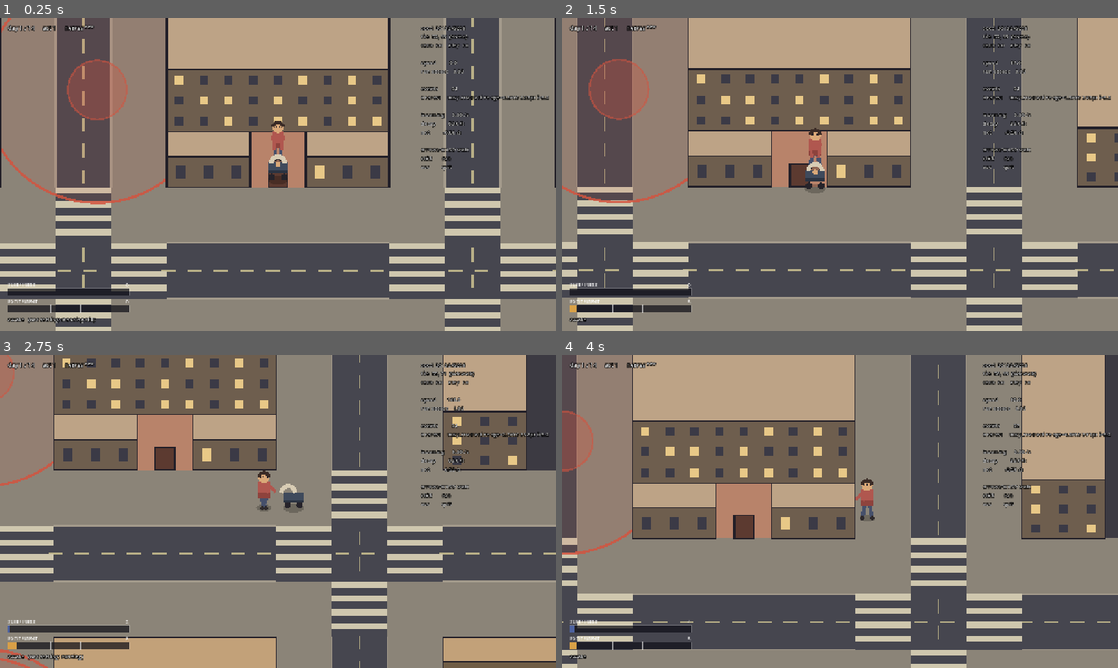
Above: before the commit, frames 1-4 (two rows, left to right).
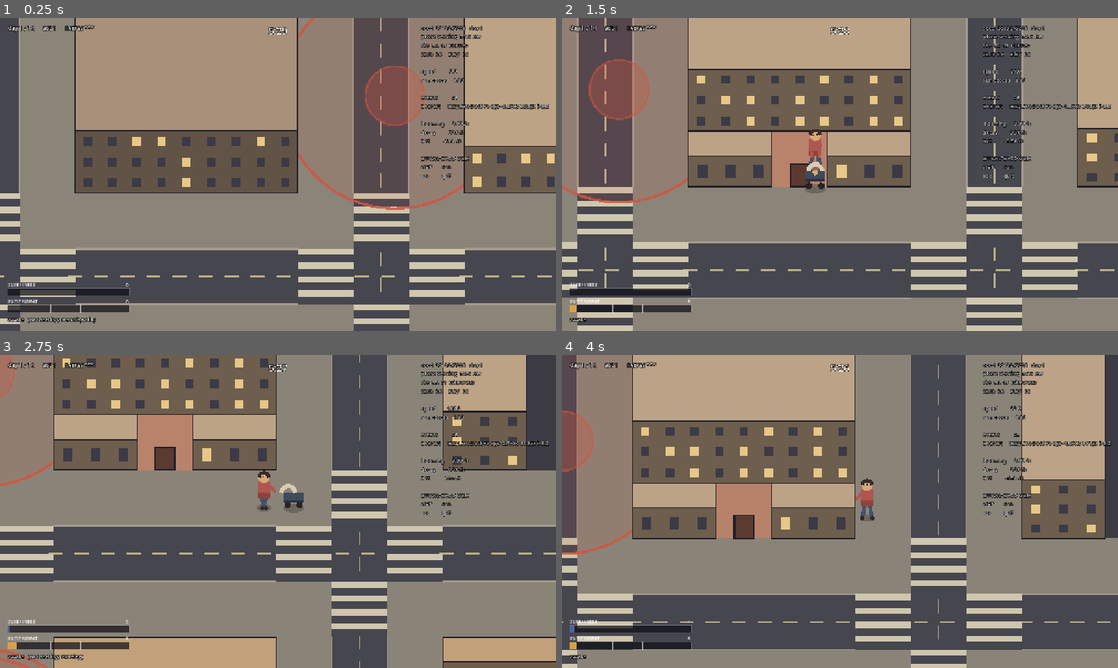
Above: after the commit, the same moments.

Repository: JosuaKrause/nappy
Game: Godot game, scene res://scenes/main.tscn
The game is run twice, just before and just after one commit, with the same random seed, the same clock (stepped at 60 frames per second) and the same inputs.
Inputs:
- Up to frame 1 (0.25 s): no input
- Up to frame 2 (1.5 s): tap Enter (ui_accept) at 0.5, 0.77, 0.8, 1.07, 1.35 s; hold Right (move_right) 0.53-1.28 s; hold Shift (run) 0.53-1.28 s; hold Down (move_down) from 1.28 s (still down)
- Up to frame 3 (2.75 s): tap Enter (ui_accept) at 1.52, 1.82, 2.3 s; tap Shift (run) at 1.55 s; release Down (move_down) at 2.03 s; hold Right (move_right) from 2.03 s (still down); hold Shift (run) from 2.03 s (still down)
- Up to frame 4 (4 s): release Right (move_right) at 2.78 s; release Shift (run) at 2.78 s; hold Up (move_up) 2.78-3.53 s; tap Shift (run) at 2.85 s; tap Enter (ui_accept) at 3.02, 3.32 s; hold Left (move_left) from 3.53 s (still down); hold Enter (ui_accept) from 3.53 s (still down)

The runs differ from the first frame. In frame 1, 57% of the frame differs, in the area x 0-100%, y 0-100%; in frame 2, 2.9%; in frame 3, 1.6%; in frame 4, 1.6%.

Commit message:
M6: the day loop — phases, clock, outcomes, nerves, endings
The game now plays: leave home, walk her down, carry her back, and live with
whichever of the four outcomes you get.

DayController owns the clock and the two phases and nothing else. It knows no
rules about why a baby is asleep or crying — it listens to EventBus and
decides what that means for the day, so the meters and the events stay
unaware that days exist at all.

Details worth keeping:

- A day ends exactly once. _end() is a no-op after the first call, so a cry
  arriving on the same frame as dusk cannot spend two nerves. Tested.
- Falling asleep on the doorstep wins immediately rather than requiring a lap
  of the block to re-trigger the home check.
- Being woken during the walk home reverts to the walking phase, so reaching
  home with an awake baby wins nothing.
- The tree pauses while the summary is up, which makes a day restart just
  start_day + reposition + baby.reset(). The city is built once per run.
- Dusk is a CanvasModulate over the city canvas only, so the HUD stays legible
  as the streets go blue. The clock turns red for the last minute.

35 new checks across the phases, all four outcomes, and the run bookkeeping
that picks an ending.

Co-Authored-By: Claude Opus 5 <noreply@anthropic.com>
Claude-Session: https://claude.ai/code/session_019UGizjHJZenDseJeEiANZV

Diff:
--- /dev/null
+++ b/scenes/ui/day_summary.tscn
@@ -0,0 +1,42 @@
+[gd_scene load_steps=2 format=3]
+
+[ext_resource type="Script" path="res://src/ui/day_summary.gd" id="1_summary"]
+
+[node name="DaySummary" type="CanvasLayer"]
+layer = 10
+script = ExtResource("1_summary")
+
+[node name="Root" type="Control" parent="."]
+anchor_right = 1.0
+anchor_bottom = 1.0
+mouse_filter = 2
+
+[node name="Dim" type="ColorRect" parent="Root"]
+anchor_right = 1.0
+anchor_bottom = 1.0
+color = Color(0.04, 0.04, 0.06, 0.86)
+
+[node name="Center" type="CenterContainer" parent="Root"]
+anchor_right = 1.0
+anchor_bottom = 1.0
+
+[node name="Lines" type="VBoxContainer" parent="Root/Center"]
+theme_override_constants/separation = 22
+
+[node name="Title" type="Label" parent="Root/Center/Lines"]
+horizontal_alignment = 1
+theme_override_colors/font_color = Color(0.94, 0.9, 0.83, 1)
+theme_override_font_sizes/font_size = 40
+text = "Day"
+
+[node name="Body" type="Label" parent="Root/Center/Lines"]
+horizontal_alignment = 1
+theme_override_colors/font_color = Color(0.8, 0.78, 0.74, 1)
+theme_override_font_sizes/font_size = 17
+text = "body"
+
+[node name="Hint" type="Label" parent="Root/Center/Lines"]
+horizontal_alignment = 1
+theme_override_colors/font_color = Color(0.62, 0.6, 0.58, 1)
+theme_override_font_sizes/font_size = 13
+text = "space to go on"
--- a/scenes/ui/hud.tscn
+++ b/scenes/ui/hud.tscn
@@ -16,6 +16,21 @@
 theme_override_constants/outline_size = 5
 theme_override_font_sizes/font_size = 13
 text = "day"
+
+[node name="Clock" type="Label" parent="."]
+anchor_left = 0.5
+anchor_right = 0.5
+offset_left = -60.0
+offset_top = 14.0
+offset_right = 60.0
+offset_bottom = 44.0
+grow_horizontal = 2
+theme_override_colors/font_color = Color(1, 1, 1, 0.9)
+theme_override_colors/font_outline_color = Color(0, 0, 0, 0.9)
+theme_override_constants/outline_size = 5
+theme_override_font_sizes/font_size = 22
+text = "0:00"
+horizontal_alignment = 1
 
 [node name="Meters" type="VBoxContainer" parent="."]
 anchor_top = 1.0
--- a/src/city/city.gd
+++ b/src/city/city.gd
@@ -23,6 +23,7 @@
 
 var map: CityMap
 var events: EventManager
+var _daylight: CanvasModulate
 
 func build(city_map: CityMap) -> void:
 	map = city_map
@@ -33,7 +34,17 @@
 	events.name = "Events"
 	add_child(events)
 	events.setup(self, map)
+	_daylight = CanvasModulate.new()
+	_daylight.name = "Daylight"
+	add_child(_daylight)
+	set_daylight(1.0)
 	queue_redraw()
+
+## 1.0 at dawn, 0.0 at dusk. The day timer is shown as the light going, with the clock in
+## the HUD as the precise version for anyone who wants it.
+func set_daylight(fraction: float) -> void:
+	if _daylight:
+		_daylight.color = Palette.LIGHT_MIDDAY.lerp(Palette.LIGHT_DUSK, 1.0 - fraction)
 
 # ------------------------------------------------------------ WorldContext ---
 
--- /dev/null
+++ b/src/day/day_controller.gd
@@ -0,0 +1,105 @@
+class_name DayController
+extends Node
+## One day: the clock, the two phases, and the four ways a day can end.
+##
+## Owns no rules about *why* the baby is asleep or crying — it listens to EventBus and
+## decides what that means for the day. See docs/DESIGN.md for the win/lose table.
+
+signal day_finished(result: GameEnums.DayResult)
+
+var phase := GameEnums.DayPhase.OVER
+var time_remaining := 0.0
+var time_total := 0.0
+## Set when the day ends badly, for the summary screen to explain itself.
+var failure_reason := ""
+
+var _map: CityMap
+var _player: Node2D
+var _connected := false
+
+func setup(map: CityMap, player: Node2D) -> void:
+	_map = map
+	_player = player
+	if _connected:
+		return
+	_connected = true
+	EventBus.return_phase_started.connect(_on_baby_asleep)
+	EventBus.baby_state_changed.connect(_on_baby_state_changed)
+	EventBus.hard_fail_triggered.connect(_on_hard_fail)
+
+func start(length: float) -> void:
+	time_total = length
+	time_remaining = length
+	phase = GameEnums.DayPhase.WALKING
+	failure_reason = ""
+	EventBus.day_time_changed.emit(time_remaining, time_total)
+
+func stop() -> void:
+	phase = GameEnums.DayPhase.OVER
+
+## 1.0 at dawn, 0.0 at dusk. Drives the light.
+func fraction_remaining() -> float:
+	if time_total <= 0.0:
+		return 1.0
+	return clampf(time_remaining / time_total, 0.0, 1.0)
+
+func is_running() -> bool:
+	return phase != GameEnums.DayPhase.OVER
+
+func _process(delta: float) -> void:
+	if not is_running():
+		return
+
+	time_remaining -= delta
+	EventBus.day_time_changed.emit(maxf(time_remaining, 0.0), time_total)
+	if time_remaining <= 0.0:
+		failure_reason = "Dusk. You are still out."
+		_end(GameEnums.DayResult.LOST_TIMEOUT)
+		return
+
+	if phase == GameEnums.DayPhase.RETURNING and _is_home():
+		_end(GameEnums.DayResult.WON)
+
+func _is_home() -> bool:
+	if not _map or not _player:
+		return false
+	return _map.tile_type_at_world(_player.global_position) == GameEnums.TileType.HOME
+
+# ------------------------------------------------------------------- signals ---
+
+func _on_baby_asleep() -> void:
+	if phase == GameEnums.DayPhase.WALKING:
+		phase = GameEnums.DayPhase.RETURNING
+		# Falling asleep on the doorstep should not need a lap of the block to register.
+		if _is_home():
+			_end(GameEnums.DayResult.WON)
+
+func _on_baby_state_changed(state: GameEnums.BabyState) -> void:
+	if not is_running():
+		return
+	match state:
+		GameEnums.BabyState.CRYING:
+			failure_reason = "She started crying. There is no settling her now."
+			_end(GameEnums.DayResult.LOST_CRYING)
+		GameEnums.BabyState.AWAKE:
+			# Woken on the way home: back to walking her down again.
+			if phase == GameEnums.DayPhase.RETURNING:
+				phase = GameEnums.DayPhase.WALKING
+
+func _on_hard_fail(reason: String) -> void:
+	if not is_running():
+		return
+	failure_reason = _HARD_FAIL_TEXT.get(reason, "It went wrong.")
+	_end(GameEnums.DayResult.LOST_HARD_FAIL)
+
+const _HARD_FAIL_TEXT := {
+	"abduction": "The van door opened. Nobody saw where you went.",
+	"alley_robbery": "They were waiting in the alley.",
+	"firefight": "You walked into the middle of it.",
+}
+
+func _end(result: GameEnums.DayResult) -> void:
+	if not is_running():
+		return
+	phase = GameEnums.DayPhase.OVER
+	day_finished.emit(result)
--- a/src/game_enums.gd
+++ b/src/game_enums.gd
@@ -9,6 +9,12 @@
 	AWAKE,
 	ASLEEP,
 	CRYING, ## Day is lost.
+}
+
+enum DayPhase {
+	WALKING,   ## Getting the baby to sleep.
+	RETURNING, ## Baby asleep; carry her home without waking her.
+	OVER,
 }
 
 enum DayResult {
--- a/src/main.gd
+++ b/src/main.gd
@@ -6,16 +6,26 @@
 const CITY := preload("res://scenes/world/city.tscn")
 const STROLLER := preload("res://scenes/player/stroller.tscn")
 const HUD := preload("res://scenes/ui/hud.tscn")
+const DAY_SUMMARY := preload("res://scenes/ui/day_summary.tscn")
 
 @onready var _status: Label = $CanvasLayer/Status
 
 var _city: City
 var _player: Stroller
 var _baby: Baby
+var _day: DayController
+var _summary: CanvasLayer
 var _follow_camera: Camera2D
 var _follow_id := ""
+## Dev spawn and meter overrides apply to the opening day only; every later day starts on
+## the doorstep with a fresh baby, like the game intends.
+var _first_day := true
+var _run_over := false
+var _ending_shown := false
 
 func _ready() -> void:
+	# Esc has to work even while the summary has the tree paused.
+	process_mode = Node.PROCESS_MODE_ALWAYS
 	GameState.start_run(_seed_override())
 	GameState.day = _day_override()
 
@@ -26,19 +36,23 @@
 	print("[Main] city generated in %d ms (seed %d)" % [
 		Time.get_ticks_msec() - elapsed, _city.map.seed_used])
 
-	# The day is planned before the player exists, so --spawn event has something to find
-	# and so nothing spawns on top of her.
-	_city.events.start_day(GameState.day, GameState.day_rng(), GameState.consumed_one_shots)
-	print("[Main] day %d planned %d events" % [GameState.day, _city.events.active_count()])
-
 	_player = STROLLER.instantiate()
-	_player.position = _spawn_position()
 	_city.add_entity(_player)
 	_player.set_camera_limits(Rect2(Vector2.ZERO, _city.map.world_size()))
-
 	_baby = _player.get_node("Baby")
-	_apply_meter_override()
+
 	add_child(HUD.instantiate())
+	_summary = DAY_SUMMARY.instantiate()
+	add_child(_summary)
+	_summary.continued.connect(_on_summary_continued)
+
+	_day = DayController.new()
+	_day.name = "Day"
+	add_child(_day)
+	_day.setup(_city.map, _player)
+	_day.day_finished.connect(_on_day_finished)
+
+	_start_day()
 
 	if "--overview" in OS.get_cmdline_user_args():
 		_make_overview_camera()
@@ -48,13 +62,49 @@
 	if screenshot:
 		add_child(screenshot)
 
+# --------------------------------------------------------------- the day loop ---
+
+func _start_day() -> void:
+	# Events are planned before the player is placed, so --spawn event has something to
+	# find and so nothing spawns on top of her.
+	_city.events.start_day(GameState.day, GameState.day_rng(), GameState.consumed_one_shots)
+	_player.position = _spawn_position() if _first_day else _city.map.home_world_position()
+	_player.velocity = Vector2.ZERO
+	_baby.reset()
+	if _first_day:
+		_apply_meter_override()
+	_first_day = false
+
+	_day.start(_day_length())
+	EventBus.day_started.emit(GameState.day)
+	print("[Main] day %d (act %d): %d events, %.0fs" % [
+		GameState.day, GameState.current_act(),
+		_city.events.active_count(), _day.time_total])
+
+func _on_day_finished(result: GameEnums.DayResult) -> void:
+	var finished_day := GameState.day
+	_run_over = not GameState.finish_day(result)
+	_summary.show_day(finished_day, result, _day.failure_reason, GameState.nerves)
+
+func _on_summary_continued() -> void:
+	if not _run_over:
+		_summary.dismiss()
+		_start_day()
+		return
+	if not _ending_shown:
+		_ending_shown = true
+		_summary.show_ending(GameState.ending)
+
 func _process(_delta: float) -> void:
 	_update_follow_camera()
 	if not _player or not _baby:
 		return
+	_city.set_daylight(_day.fraction_remaining())
 	var tile := _city.map.world_to_tile(_player.global_position)
 	_status.text = "\n".join([
-		"seed  %d" % GameState.run_seed,
+		"seed  %d   day %d" % [GameState.run_seed, GameState.day],
+		"phase %s  %.0fs left" % [
+			GameEnums.DayPhase.keys()[_day.phase].to_lower(), _day.time_remaining],
 		"tile  %d, %d  (%s)" % [tile.x, tile.y, _tile_name(_city.map.tile_at(tile))],
 		"calm  %s    alley  %s" % [
 			"yes" if _city.is_calm_zone(_player.global_position) else "no",
@@ -117,6 +167,15 @@
 			_follow_camera.position = instance.global_position
 			return
 
+## Dev flag: `-- --day-length N` compresses the day, so dusk and the timeout loss can be
+## looked at without sitting through five and a half minutes.
+func _day_length() -> float:
+	var args := OS.get_cmdline_user_args()
+	var index := args.find("--day-length")
+	if index == -1 or index + 1 >= args.size():
+		return Tuning.day_length(GameState.day)
+	return maxf(1.0, float(args[index + 1]))
+
 ## Dev flag: `-- --day N` starts on a later day, so an act's events can be looked at
 ## without playing up to them.
 func _day_override() -> int:
--- a/src/palette.gd
+++ b/src/palette.gd
@@ -7,6 +7,11 @@
 ## tint function rather than a second set of constants.
 
 const OUTLINE := Color("221f28")
+
+## Daylight over the whole city canvas, from midday to dusk. Act tinting multiplies into
+## this in M7.
+const LIGHT_MIDDAY := Color(1.0, 1.0, 1.0)
+const LIGHT_DUSK := Color(0.52, 0.54, 0.74)
 
 # ------------------------------------------------------------------ ground ---
 
--- a/src/player/baby.gd
+++ b/src/player/baby.gd
@@ -30,6 +30,16 @@
 	assert(_stroller != null, "Baby must be a child of the Stroller rig")
 	_world = get_tree().get_first_node_in_group("world") as WorldContext
 	sleepiness = starting_sleepiness
+
+## Back to the start of a day. The baby does not carry yesterday's mood.
+func reset() -> void:
+	sleepiness = starting_sleepiness
+	excitement = 0.0
+	last_incoming = 0.0
+	last_decay = 0.0
+	_set_state(GameEnums.BabyState.AWAKE)
+	EventBus.sleepiness_changed.emit(sleepiness)
+	EventBus.excitement_changed.emit(excitement)
 
 func _physics_process(delta: float) -> void:
 	if state == GameEnums.BabyState.CRYING:
--- /dev/null
+++ b/src/ui/day_summary.gd
@@ -0,0 +1,80 @@
+extends CanvasLayer
+## The screen between days, and the one at the end of a run.
+##
+## Also the pause: the tree is paused while this is up, so the city keeps its state and the
+## day can simply be restarted rather than rebuilt.
+
+signal continued()
+
+@onready var _root: Control = $Root
+@onready var _title: Label = $Root/Center/Lines/Title
+@onready var _body: Label = $Root/Center/Lines/Body
+@onready var _hint: Label = $Root/Center/Lines/Hint
+
+const _DAY_TITLE := {
+	GameEnums.DayResult.WON: "She's asleep.",
+	GameEnums.DayResult.LOST_CRYING: "Not tonight.",
+	GameEnums.DayResult.LOST_TIMEOUT: "Too late.",
+	GameEnums.DayResult.LOST_HARD_FAIL: "The day ends here.",
+}
+
+const _ENDING_TITLE := {
+	GameEnums.Ending.BAD: "You stop going out.",
+	GameEnums.Ending.NEUTRAL: "The city is quiet now.",
+	GameEnums.Ending.GOOD: "Silence.",
+}
+
+const _ENDING_BODY := {
+	GameEnums.Ending.BAD:
+		"There is nothing left in you for another walk.\n"
+		+ "The city goes on without the two of you in it.",
+	GameEnums.Ending.NEUTRAL:
+		"She sleeps through most nights now.\n"
+		+ "The streets you learned to avoid are empty of everything worth avoiding.\n"
+		+ "Nobody is out.",
+	GameEnums.Ending.GOOD:
+		"The loudspeakers cut out mid-sentence.\n"
+		+ "For the first time since the masts went up, you walk home in the quiet.",
+}
+
+func _ready() -> void:
+	# The summary has to keep running while it pauses everything behind it.
+	process_mode = Node.PROCESS_MODE_ALWAYS
+	_root.hide()
+
+func show_day(day: int, result: GameEnums.DayResult, reason: String, nerves: int) -> void:
+	_title.text = _DAY_TITLE.get(result, "The day ends.")
+	var lines: Array[String] = ["Day %d of %d" % [day, Tuning.RUN_LENGTH_DAYS]]
+	if reason != "":
+		lines.append("")
+		lines.append(reason)
+	lines.append("")
+	if result == GameEnums.DayResult.WON:
+		lines.append("You got her home.")
+	else:
+		lines.append("Nerves left: %s" % ("*".repeat(nerves) if nerves > 0 else "none"))
+	_body.text = "\n".join(lines)
+	_hint.text = "space to go on"
+	_present()
+
+func show_ending(ending: GameEnums.Ending) -> void:
+	_title.text = _ENDING_TITLE.get(ending, "The end.")
+	_body.text = _ENDING_BODY.get(ending, "")
+	_hint.text = "esc to quit"
+	_present()
+
+func _present() -> void:
+	_root.show()
+	get_tree().paused = true
+
+func dismiss() -> void:
+	_root.hide()
+	get_tree().paused = false
+
+func is_showing() -> bool:
+	return _root.visible
+
+func _unhandled_input(event: InputEvent) -> void:
+	if is_showing() and event.is_action_pressed("ui_accept"):
+		get_viewport().set_input_as_handled()
+		continued.emit()
--- a/src/ui/hud.gd
+++ b/src/ui/hud.gd
@@ -9,6 +9,7 @@
 @onready var _excitement: MeterBar = $Meters/Excitement
 @onready var _state_label: Label = $Meters/State
 @onready var _header: Label = $Header
+@onready var _clock: Label = $Clock
 
 var _baby: Baby
 
@@ -32,6 +33,8 @@
 	EventBus.excitement_changed.connect(_on_excitement_changed)
 	EventBus.baby_state_changed.connect(_on_baby_state_changed)
 	EventBus.nerves_changed.connect(func(_n: int) -> void: _refresh_header())
+	EventBus.day_started.connect(func(_d: int) -> void: _refresh_header())
+	EventBus.day_time_changed.connect(_on_day_time_changed)
 
 	_baby = get_tree().get_first_node_in_group("baby") as Baby
 	if _baby:
@@ -61,6 +64,12 @@
 		text += "   (not settling: %s)" % reason
 	_state_label.text = text
 
+func _on_day_time_changed(remaining: float, total: float) -> void:
+	_clock.text = "%d:%02d" % [int(remaining) / 60, int(remaining) % 60]
+	# The last minute is the one worth panicking about.
+	var urgent := remaining < 60.0 and total > 0.0
+	_clock.modulate = Color("e5765f") if urgent else Color(1, 1, 1)
+
 func _refresh_header() -> void:
 	_header.text = "day %d / %d      act %d      nerves %s" % [
 		GameState.day, Tuning.RUN_LENGTH_DAYS, GameState.current_act(),
--- /dev/null
+++ b/tests/test_day_loop.gd
@@ -0,0 +1,213 @@
+extends RefCounted
+## The day loop: the two phases, the four ways a day ends, and the run-level bookkeeping
+## that decides which ending you get.
+
+const SEED := 4242
+
+var _map: CityMap
+var _player: Node2D
+var _day: DayController
+var _results: Array[GameEnums.DayResult] = []
+
+func run(t) -> void:
+	_map = CityGenerator.generate(SEED)
+	_test_start_sets_the_clock(t)
+	_test_running_out_of_daylight_loses(t)
+	_test_sleeping_starts_the_return_phase(t)
+	_test_home_only_wins_during_the_return(t)
+	_test_falling_asleep_at_home_wins_immediately(t)
+	_test_being_woken_resumes_walking(t)
+	_test_crying_loses(t)
+	_test_hard_fail_loses_with_a_reason(t)
+	_test_a_day_ends_only_once(t)
+	_test_nerves_and_endings(t)
+
+# --------------------------------------------------------------------- rig ---
+
+func _build(t) -> void:
+	_results = []
+	_player = Node2D.new()
+	t.add_child(_player)
+	_away_from_home()
+	_day = DayController.new()
+	t.add_child(_day)
+	_day.set_process(false)
+	_day.setup(_map, _player)
+	_day.day_finished.connect(func(result: GameEnums.DayResult) -> void: _results.append(result))
+
+func _teardown() -> void:
+	# Freeing the controller drops its EventBus connections, so sub-tests do not leak
+	# into each other.
+	_day.free()
+	_player.free()
+
+func _tick(seconds: float) -> void:
+	_day._process(seconds)
+
+func _at_home() -> void:
+	_player.global_position = _map.home_world_position()
+
+func _away_from_home() -> void:
+	_player.global_position = _map.tile_to_world(
+		Vector2i(map_edge_tile(), map_edge_tile()))
+
+func map_edge_tile() -> int:
+	return Tuning.STREET_WIDTH / 2
+
+# ------------------------------------------------------------------- phases ---
+
+func _test_start_sets_the_clock(t) -> void:
+	_build(t)
+	_day.start(300.0)
+	t.check(_day.phase == GameEnums.DayPhase.WALKING, "a day starts in the walking phase")
+	t.close_to(_day.time_remaining, 300.0, "the clock starts full")
+	t.close_to(_day.fraction_remaining(), 1.0, "the light starts at midday")
+	_tick(150.0)
+	t.close_to(_day.fraction_remaining(), 0.5, "the light tracks the clock")
+	_teardown()
+
+func _test_running_out_of_daylight_loses(t) -> void:
+	_build(t)
+	_day.start(10.0)
+	_tick(9.0)
+	t.check(_results.is_empty(), "the day is still running before dusk")
+	_tick(2.0)
+	t.check(_results == [GameEnums.DayResult.LOST_TIMEOUT], "dusk loses the day")
+	t.check(_day.failure_reason != "", "a timeout explains itself")
+	_teardown()
+
+func _test_sleeping_starts_the_return_phase(t) -> void:
+	_build(t)
+	_day.start(300.0)
+	EventBus.return_phase_started.emit()
+	t.check(_day.phase == GameEnums.DayPhase.RETURNING,
+			"a sleeping baby starts the walk home")
+	t.check(_results.is_empty(), "falling asleep does not by itself win the day")
+	_teardown()
+
+func _test_home_only_wins_during_the_return(t) -> void:
+	_build(t)
+	_day.start(300.0)
+	_at_home()
+	_tick(1.0)
+	t.check(_results.is_empty(), "reaching home with a wide-awake baby wins nothing")
+
+	EventBus.return_phase_started.emit()
+	_tick(1.0)
+	t.check(_results == [GameEnums.DayResult.WON], "getting a sleeping baby home wins the day")
+	_teardown()
+
+func _test_falling_asleep_at_home_wins_immediately(t) -> void:
+	_build(t)
+	_day.start(300.0)
+	_at_home()
+	EventBus.return_phase_started.emit()
+	t.check(_results == [GameEnums.DayResult.WON],
+			"falling asleep on the doorstep does not need a lap of the block")
+	_teardown()
+
+func _test_being_woken_resumes_walking(t) -> void:
+	_build(t)
+	_day.start(300.0)
+	EventBus.return_phase_started.emit()
+	EventBus.baby_state_changed.emit(GameEnums.BabyState.AWAKE)
+	t.check(_day.phase == GameEnums.DayPhase.WALKING,
+			"being woken on the way home puts you back to walking her down")
+
+	_at_home()
+	_tick(1.0)
+	t.check(_results.is_empty(), "and reaching home with her awake wins nothing")
+	_teardown()
+
+# -------------------------------------------------------------------- losses ---
+
+func _test_crying_loses(t) -> void:
+	_build(t)
+	_day.start(300.0)
+	EventBus.baby_state_changed.emit(GameEnums.BabyState.CRYING)
+	t.check(_results == [GameEnums.DayResult.LOST_CRYING], "crying loses the day")
+	t.check(_day.failure_reason != "", "crying explains itself")
+	_teardown()
+
+func _test_hard_fail_loses_with_a_reason(t) -> void:
+	_build(t)
+	_day.start(300.0)
+	EventBus.hard_fail_triggered.emit("abduction")
+	t.check(_results == [GameEnums.DayResult.LOST_HARD_FAIL], "a hard fail loses the day")
+	t.check(_day.failure_reason.contains("van"),
+			"a hard fail explains itself in the event's own words")
+
+	_teardown()
+	_build(t)
+	_day.start(300.0)
+	EventBus.hard_fail_triggered.emit("something_unwritten")
+	t.check(_day.failure_reason != "", "an unwritten hard fail still says something")
+	_teardown()
+
+## Every outcome runs through _end(), and a day that has already ended must stay ended —
+## otherwise a cry during the dusk frame would spend two nerves.
+func _test_a_day_ends_only_once(t) -> void:
+	_build(t)
+	_day.start(300.0)
+	EventBus.baby_state_changed.emit(GameEnums.BabyState.CRYING)
+	EventBus.hard_fail_triggered.emit("abduction")
+	EventBus.return_phase_started.emit()
+	_at_home()
+	_tick(400.0)
+	t.check(_results.size() == 1, "a day finishes exactly once, whatever else arrives")
+	_teardown()
+
+# ------------------------------------------------------------ run bookkeeping ---
+
+func _test_nerves_and_endings(t) -> void:
+	var saved_seed := GameState.run_seed
+	var saved_day := GameState.day
+	var saved_nerves := GameState.nerves
+	var saved_progress := GameState.resistance_progress
+
+	GameState.start_run(SEED)
+	t.check(GameState.nerves == Tuning.STARTING_NERVES, "a run starts with full nerves")
+	t.check(GameState.finish_day(GameEnums.DayResult.WON), "winning day 1 continues the run")
+	t.check(GameState.day == 2, "winning advances the calendar")
+	t.check(GameState.nerves == Tuning.STARTING_NERVES, "winning costs no nerves")
+
+	t.check(GameState.finish_day(GameEnums.DayResult.LOST_CRYING), "losing a day continues")
+	t.check(GameState.day == 3, "a lost day still advances the calendar")
+	t.check(GameState.nerves == Tuning.STARTING_NERVES - 1, "losing costs a nerve")
+
+	# Burn the rest.
+	for i in Tuning.STARTING_NERVES - 1:
+		GameState.finish_day(GameEnums.DayResult.LOST_TIMEOUT)
+	t.check(GameState.nerves <= 0, "nerves run out")
+	t.check(GameState.ending == GameEnums.Ending.BAD, "running out of nerves is the bad ending")
+
+	# Surviving to the end without the resistance is the neutral ending.
+	GameState.start_run(SEED)
+	GameState.day = Tuning.RUN_LENGTH_DAYS
+	t.check(not GameState.finish_day(GameEnums.DayResult.WON), "the final day ends the run")
+	t.check(GameState.ending == GameEnums.Ending.NEUTRAL,
+			"finishing without the resistance is the neutral ending")
+
+	# With the resistance, the good one.
+	GameState.start_run(SEED)
+	GameState.day = Tuning.RUN_LENGTH_DAYS
+	for step in Tuning.RESISTANCE_GOAL:
+		GameState.complete_resistance_step(step + 1)
+	t.check(GameState.resistance_progress >= Tuning.RESISTANCE_GOAL, "the goal is reached")
+	GameState.finish_day(GameEnums.DayResult.WON)
+	t.check(GameState.ending == GameEnums.Ending.GOOD,
+			"finishing with the resistance is the good ending")
+
+	# A completed step never counts twice.
+	GameState.start_run(SEED)
+	GameState.complete_resistance_step(1)
+	GameState.complete_resistance_step(1)
+	t.check(GameState.resistance_progress == 1, "a resistance step counts once")
+	GameState.penalise_resistance()
+	GameState.penalise_resistance()
+	t.check(GameState.resistance_progress == 0, "resistance progress never goes negative")
+
+	GameState.run_seed = saved_seed
+	GameState.day = saved_day
+	GameState.nerves = saved_nerves
+	GameState.resistance_progress = saved_progress
Not shown, added: src/day/day_controller.gd.uid
Not shown, added: src/ui/day_summary.gd.uid
Not shown, added: tests/test_day_loop.gd.uid
Not shown, changed: docs/TODO.md
